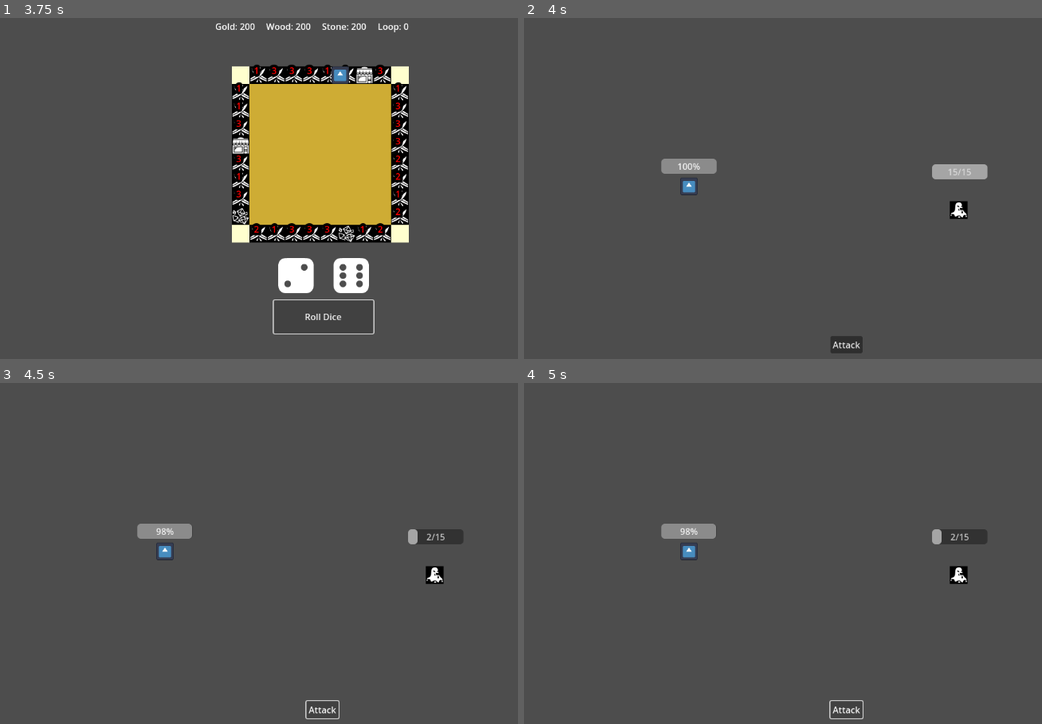
Above: before the commit, frames 1-4 (two rows, left to right).
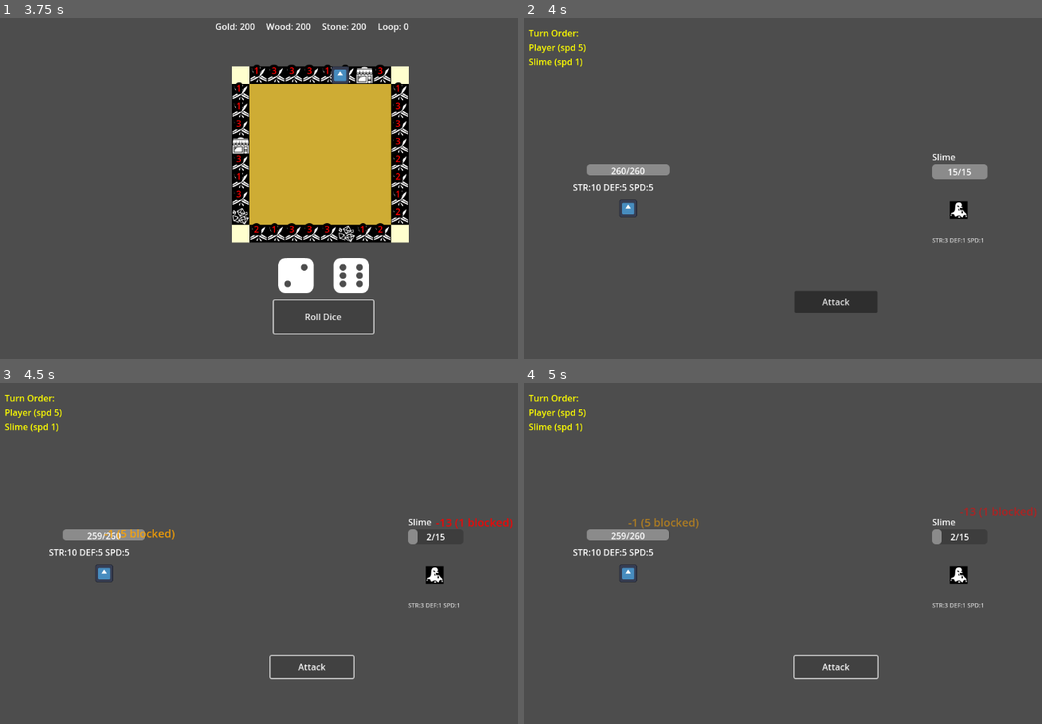
Above: after the commit, the same moments.

Repository: pescmy/HeRoll
Game: Godot game, scene res://scene/town.tscn
Same seed, same stepped clock (60 frames per second), same inputs: the game is played once before the commit and once after it. The engine's default icon, where the game draws it, is replaced by a stand-in: a white triangle on a blue panel in a dark square.
Inputs:
- Up to frame 1 (3.75 s): click "Start Run" at 0.5 s; click "Roll Dice" at 1.25 s; click "Roll Dice" at 2 s; click "Roll Dice" at 2.75 s; tap Enter (ui_accept) at 3.5 s; tap F (attack) at 3.6 s
- Up to frame 2 (4 s): tap L (leave_shop) at 3.77 s; tap H (heal) at 3.8 s
- Up to frame 3 (4.5 s): click "Attack" at 4.25 s
- Up to frame 4 (5 s): no input

Frame 1 is identical in both runs. In frame 2, 3.4% of the frame differs, in the area x 0-90%, y 3-99%; in frame 3, 2.4%; in frame 4, 2.5%.

Commit message:
rework battle logic to start with highest speed

Diff:
--- a/enemies/skeleton.tres
+++ b/enemies/skeleton.tres
@@ -9,7 +9,7 @@
 max_health = 25
 strength = 6
 defense = 3
-speed = 3
+speed = 10
 sprite = ExtResource("2_a3isk")
 reward_gold = 7
 reward_xp = 12
--- a/scene/battle.tscn
+++ b/scene/battle.tscn
@@ -32,3 +32,4 @@
 offset_top = 260.0
 offset_right = 360.0
 offset_bottom = 287.0
+show_percentage = false
--- a/scripts/battle_controller.gd
+++ b/scripts/battle_controller.gd
@@ -10,84 +10,131 @@
 
 signal battle_started
 signal battle_ended(victory: bool)
-signal player_attacked(damage: int)
-signal enemy_attacked(damage: int)
+signal player_attacked(damage: int, blocked: int)
+signal enemy_attacked(damage: int, blocked: int)
 signal enemy_died(enemy: Node)
 signal target_changed(enemy: Node)
 
 func _ready():
 	call_deferred("start_battle")
 
-#func _process(_delta: float) -> void:
-	#if in_battle and Input.is_action_just_pressed("attack"):
-		#player_attack()
-
 func start_battle():
 	if in_battle:
 		return
+
+	if GameData.current_enemy_data.is_empty():
+		push_error("❌ No enemy data — redirecting to board")
+		get_tree().change_scene_to_file("res://scene/game.tscn")
+		return
+
 	in_battle = true
 
 	var enemy_count = GameData.current_enemy_data.size()
-	var viewport_width = 1152
 	var enemy_area_start = 550
 	var enemy_area_width = 500
-	var spacing = enemy_area_width / (enemy_count + 1)
+	var spacing = enemy_area_width / float(enemy_count + 1)
 
+	var name_counts = {}
+	for data in GameData.current_enemy_data:
+		name_counts[data.name] = name_counts.get(data.name, 0) + 1
+
+	var name_index = {}
 	for i in range(enemy_count):
 		var enemy = load("res://scene/enemy.tscn").instantiate()
 		enemy.data = GameData.current_enemy_data[i]
+		var base_name = GameData.current_enemy_data[i].name
+
+		if name_counts[base_name] > 1:
+			name_index[base_name] = name_index.get(base_name, 0) + 1
+			enemy.name = "%s%d" % [base_name, name_index[base_name]]
+			enemy.display_name = "%s %d" % [base_name, name_index[base_name]]
+		else:
+			enemy.name = base_name
+			enemy.display_name = base_name
+
 		add_child(enemy)
 		enemy.position = Vector2(enemy_area_start + spacing * (i + 1), 350)
 		enemies.append(enemy)
+		print("📊 %s stats: HP %d/%d, Str %d, Def %d, Spd %d" % [
+			enemy.display_name,
+			enemy.stats.current_health,
+			enemy.stats.max_health,
+			enemy.stats.strength,
+			enemy.stats.defense,
+			enemy.stats.speed
+		])
 
 	current_target = enemies[0]
 	battle_started.emit()
 	target_changed.emit(current_target)
 	print("Battle started with %d enemies" % enemies.size())
 
-func player_attack():
+func player_attack() -> void:
 	if not in_battle or current_target == null:
 		return
 
-	var damage = player.get_attack_damage()
-	current_target.take_damage(damage)
-	emit_signal("player_attacked", damage)
-	print("Player attacks %s for %d damage" % [current_target.name, damage])
+	var turn_order = []
+	turn_order.append({"type": "player", "speed": player.stats.speed})
+	for enemy in get_living_enemies():
+		turn_order.append({"type": "enemy", "enemy": enemy, "speed": enemy.stats.speed})
+
+	turn_order.sort_custom(func(a, b): return a["speed"] > b["speed"])
+
+	print("--- Turn Order ---")
+	for actor in turn_order:
+		if actor["type"] == "player":
+			print("  Player (spd %d)" % actor["speed"])
+		else:
+			print("  %s (spd %d)" % [actor["enemy"].display_name, actor["speed"]])
+	print("------------------")
+
+	for actor in turn_order:
+		if actor["type"] == "player":
+			_execute_player_attack()
+			if not in_battle:
+				return
+		else:
+			var enemy = actor["enemy"]
+			if is_instance_valid(enemy) and not enemy.is_dead():
+				_execute_enemy_attack(enemy)
+				if not in_battle:
+					return
+
+func _execute_player_attack() -> void:
+	if current_target == null or not is_instance_valid(current_target):
+		return
+	var raw = player.get_attack_damage()
+	var actual = current_target.take_damage(raw)
+	var blocked = raw - actual
+	print("⚔️ Player hits %s for %d damage (%d blocked)" % [current_target.display_name, actual, blocked])
+	player_attacked.emit(actual, blocked)
 
 	if current_target.is_dead():
-		emit_signal("enemy_died", current_target)
+		print("💀 %s has been defeated!" % current_target.display_name)
+		enemy_died.emit(current_target)
 		enemies.erase(current_target)
 		current_target.queue_free()
 		current_target = null
-
 		if enemies.is_empty():
 			end_battle(true)
 			return
 		else:
 			current_target = enemies[0]
-			emit_signal("target_changed", current_target)
+			print("🎯 New target: %s" % current_target.display_name)
+			target_changed.emit(current_target)
 
-	enemy_turn()
+func _execute_enemy_attack(enemy: Node) -> void:
+	var raw = enemy.get_attack_damage()
+	var actual = player.take_damage(raw)
+	var blocked = raw - actual
+	print("🗡️ %s hits player for %d damage (%d blocked)" % [enemy.display_name, actual, blocked])
+	enemy_attacked.emit(actual, blocked)
+	if player.is_dead():
+		print("💀 Player has been defeated!")
+		end_battle(false)
 
 func get_living_enemies() -> Array:
 	return enemies.filter(func(e): return not e.is_dead())
-
-func enemy_turn():
-	if not in_battle:
-		return
-
-	var living = get_living_enemies()
-	living.sort_custom(func(a, b): return a.stats.speed > b.stats.speed)
-
-	for enemy in living:
-		var damage = enemy.get_attack_damage()
-		player.take_damage(damage)
-		emit_signal("enemy_attacked", damage)
-		print("%s attacks for %d damage" % [enemy.name, damage])
-
-		if player.is_dead():
-			end_battle(false)
-			return
 
 func end_battle(victory: bool) -> void:
 	for enemy in enemies:
@@ -95,17 +142,13 @@
 			enemy.queue_free()
 	enemies.clear()
 	current_target = null
+	in_battle = false
 
 	GameData.player_current_health = player.get_current_health()
+	print("💾 Saving health after battle: %d" % GameData.player_current_health)
 	SaveManager.save()
 
-	in_battle = false
-
-		# Save player health before leaving battle scene
-	GameData.player_current_health = player.get_current_health()
-	print("💾 Saving health after battle: %d" % GameData.player_current_health)
-
-	emit_signal("battle_ended", victory)
+	battle_ended.emit(victory)
 
 	await get_tree().create_timer(1.5).timeout
 
@@ -114,5 +157,4 @@
 	else:
 		GameData.reset_run()
 		SaveManager.save()
-		#await get_tree().create_timer(1.5).timeout
 		get_tree().change_scene_to_file("res://scene/death_screen.tscn")
--- a/scripts/battle_ui.gd
+++ b/scripts/battle_ui.gd
@@ -8,8 +8,12 @@
 @export var attack_button: Button
 
 var enemy_health_bars: Array = []
+var turn_order_label: Label = null
+var player_stats_label: Label = null
 
 func _ready():
+	set_process_unhandled_input(true)
+	setup_layout()
 	battle_controller.battle_started.connect(_on_battle_started)
 	battle_controller.battle_ended.connect(_on_battle_ended)
 	battle_controller.player_attacked.connect(_on_player_attacked)
@@ -17,24 +21,16 @@
 	battle_controller.enemy_died.connect(_on_enemy_died)
 	battle_controller.target_changed.connect(_on_target_changed)
 	attack_button.pressed.connect(_on_attack_pressed)
-	set_process_unhandled_input(true)
-
-func _unhandled_input(event: InputEvent) -> void:
-	if not event is InputEventKey or not event.pressed:
-		return
-	if battle_controller.in_battle:
-		if Input.is_action_just_pressed("attack"):
-			battle_controller.player_attack()
 
 func setup_layout() -> void:
 	player.position = Vector2(200, 350)
 
-	# Player health bar — same height as enemy bars
+	# Player health bar
 	player_health_bar.position = Vector2(125, 270)
 	player_health_bar.size = Vector2(150, 20)
 	player_health_bar.show_percentage = false
 
-	# Add label to player health bar
+	# HP label on player bar
 	var player_hp_label = Label.new()
 	player_hp_label.name = "HPLabel"
 	player_hp_label.set_anchors_preset(Control.PRESET_FULL_RECT)
@@ -43,21 +39,43 @@
 	player_hp_label.add_theme_color_override("font_color", Color.WHITE)
 	player_health_bar.add_child(player_hp_label)
 
+	# Player stats panel
+	player_stats_label = Label.new()
+	player_stats_label.name = "PlayerStatsLabel"
+	player_stats_label.position = Vector2(100, 300)
+	player_stats_label.add_theme_color_override("font_color", Color.WHITE)
+	get_parent().call_deferred("add_child", player_stats_label)
+
+	# Turn order label
+	turn_order_label = Label.new()
+	turn_order_label.name = "TurnOrderLabel"
+	turn_order_label.position = Vector2(20, 20)
+	turn_order_label.add_theme_color_override("font_color", Color.YELLOW)
+	get_parent().call_deferred("add_child", turn_order_label)
+
+	# Attack button
 	attack_button.position = Vector2(501, 500)
 	attack_button.size = Vector2(150, 40)
 
 func _on_battle_started():
 	_create_enemy_health_bars()
 	update_player_health_bar()
+	_update_player_stats_label()
+	_update_turn_order_label()
 	attack_button.disabled = false
 
 func _create_enemy_health_bars() -> void:
-	for bar in enemy_health_bars:
-		if is_instance_valid(bar):
-			bar.queue_free()
+	for entry in enemy_health_bars:
+		if is_instance_valid(entry["bar"]):
+			entry["bar"].queue_free()
+		if is_instance_valid(entry.get("name_label")):
+			entry["name_label"].queue_free()
+		if is_instance_valid(entry.get("stats_label")):
+			entry["stats_label"].queue_free()
 	enemy_health_bars.clear()
 
 	for enemy in battle_controller.enemies:
+		# Health bar
 		var bar = ProgressBar.new()
 		bar.size = Vector2(100, 20)
 		bar.position = enemy.position + Vector2(-50, -80)
@@ -65,7 +83,6 @@
 		bar.value = enemy.stats.current_health
 		bar.show_percentage = false
 
-		# Add label to enemy health bar
 		var hp_label = Label.new()
 		hp_label.name = "HPLabel"
 		hp_label.set_anchors_preset(Control.PRESET_FULL_RECT)
@@ -74,26 +91,42 @@
 		hp_label.add_theme_color_override("font_color", Color.WHITE)
 		hp_label.text = "%d/%d" % [enemy.stats.current_health, enemy.stats.max_health]
 		bar.add_child(hp_label)
-
 		get_parent().add_child(bar)
-		enemy_health_bars.append({"bar": bar, "enemy": enemy})
-
-	for enemy in battle_controller.enemies:
-		var bar = ProgressBar.new()
-		bar.size = Vector2(100, 16)
-		bar.position = enemy.position + Vector2(-50, -80)
-		bar.max_value = enemy.stats.max_health
-		bar.value = enemy.stats.current_health
-		bar.show_percentage = false
-		get_parent().add_child(bar)
-		enemy_health_bars.append({"bar": bar, "enemy": enemy})
+
+		# Enemy name label
+		var name_label = Label.new()
+		name_label.text = enemy.display_name
+		name_label.position = enemy.position + Vector2(-50, -105)
+		name_label.add_theme_color_override("font_color", Color.WHITE)
+		get_parent().add_child(name_label)
+
+		# Enemy stats label
+		var stats_label = Label.new()
+		stats_label.text = "STR:%d DEF:%d SPD:%d" % [enemy.stats.strength, enemy.stats.defense, enemy.stats.speed]
+		stats_label.position = enemy.position + Vector2(-50, 50)
+		stats_label.add_theme_font_size_override("font_size", 11)
+		stats_label.add_theme_color_override("font_color", Color.LIGHT_GRAY)
+		get_parent().add_child(stats_label)
+
+		enemy_health_bars.append({
+			"bar": bar,
+			"enemy": enemy,
+			"name_label": name_label,
+			"stats_label": stats_label
+		})
 
 func _on_battle_ended(victory: bool):
 	attack_button.disabled = true
 	for entry in enemy_health_bars:
 		if is_instance_valid(entry["bar"]):
 			entry["bar"].queue_free()
+		if is_instance_valid(entry.get("name_label")):
+			entry["name_label"].queue_free()
+		if is_instance_valid(entry.get("stats_label")):
+			entry["stats_label"].queue_free()
 	enemy_health_bars.clear()
+	if turn_order_label:
+		turn_order_label.text = ""
 	if victory:
 		print("Victory!")
 	else:
@@ -103,24 +136,40 @@
 	if battle_controller.in_battle:
 		battle_controller.player_attack()
 
-func _on_player_attacked(_damage: int):
+func _on_player_attacked(damage: int, blocked: int):
 	update_enemy_health_bars()
-
-func _on_enemy_attacked(_damage: int):
+	_update_turn_order_label()
+	if battle_controller.current_target and is_instance_valid(battle_controller.current_target):
+		var text = "-%d" % damage
+		if blocked > 0:
+			text += " (%d blocked)" % blocked
+		_spawn_floating_text(text, battle_controller.current_target.position + Vector2(0, -100), Color.RED)
+
+func _on_enemy_attacked(damage: int, blocked: int):
 	update_player_health_bar()
+	_update_player_stats_label()
+	_update_turn_order_label()
 	attack_button.disabled = false
+	var text = "-%d" % damage
+	if blocked > 0:
+		text += " (%d blocked)" % blocked
+	_spawn_floating_text(text, player.position + Vector2(0, -80), Color.ORANGE)
 
 func _on_enemy_died(enemy: Node) -> void:
-	# Remove the health bar for the dead enemy
 	for i in range(enemy_health_bars.size()):
 		if enemy_health_bars[i]["enemy"] == enemy:
 			if is_instance_valid(enemy_health_bars[i]["bar"]):
 				enemy_health_bars[i]["bar"].queue_free()
+			if is_instance_valid(enemy_health_bars[i].get("name_label")):
+				enemy_health_bars[i]["name_label"].queue_free()
+			if is_instance_valid(enemy_health_bars[i].get("stats_label")):
+				enemy_health_bars[i]["stats_label"].queue_free()
 			enemy_health_bars.remove_at(i)
 			break
 
 func _on_target_changed(_enemy: Node):
 	update_enemy_health_bars()
+	_update_turn_order_label()
 
 func update_player_health_bar() -> void:
 	player_health_bar.max_value = player.get_max_health()
@@ -136,3 +185,44 @@
 			var label = entry["bar"].get_node_or_null("HPLabel")
 			if label:
 				label.text = "%d/%d" % [entry["enemy"].stats.current_health, entry["enemy"].stats.max_health]
+
+func _update_player_stats_label() -> void:
+	if player_stats_label:
+		player_stats_label.text = "STR:%d DEF:%d SPD:%d" % [
+			player.stats.strength,
+			player.stats.defense,
+			player.stats.speed
+		]
+
+func _update_turn_order_label() -> void:
+	if not turn_order_label:
+		return
+	var text = "Turn Order:\n"
+	var turn_order = []
+	turn_order.append({"name": "Player", "speed": player.stats.speed})
+	for enemy in battle_controller.get_living_enemies():
+		turn_order.append({"name": enemy.display_name, "speed": enemy.stats.speed})
+	turn_order.sort_custom(func(a, b): return a["speed"] > b["speed"])
+	for actor in turn_order:
+		text += "%s (spd %d)\n" % [actor["name"], actor["speed"]]
+	turn_order_label.text = text
+
+func _spawn_floating_text(text: String, pos: Vector2, color: Color) -> void:
+	var label = Label.new()
+	label.text = text
+	label.position = pos
+	label.add_theme_color_override("font_color", color)
+	label.add_theme_font_size_override("font_size", 20)
+	get_parent().add_child(label)
+	var tween = label.create_tween()
+	tween.set_parallel(true)
+	tween.tween_property(label, "position", pos + Vector2(0, -60), 1.5)
+	tween.tween_property(label, "modulate:a", 0.0, 1.5)
+	tween.tween_callback(label.queue_free).set_delay(1.5)
+
+func _unhandled_input(event: InputEvent) -> void:
+	if not event is InputEventKey or not event.pressed:
+		return
+	if battle_controller.in_battle:
+		if Input.is_action_just_pressed("attack"):
+			battle_controller.player_attack()
--- a/scripts/board_icons.gd
+++ b/scripts/board_icons.gd
@@ -4,7 +4,7 @@
 
 @export var tile_size: int = 32
 @export var grid_size: int = 10
-@export var board_offset: Vector2 = Vector2(-tile_size*grid_size / 2 + tile_size / 2, -tile_size*grid_size / 2 + tile_size / 2)
+@export var board_offset: Vector2 = Vector2(-tile_size*grid_size / 2.0 + tile_size / 2.0, -tile_size*grid_size / 2.0 + tile_size / 2.0)
 @export var icon_scale: Vector2 = Vector2(1, 1)
 
 var icon_map: Dictionary = {
--- a/scripts/enemy.gd
+++ b/scripts/enemy.gd
@@ -4,6 +4,7 @@
 @export var data: EnemyData
 @onready var stats: EnemyStats = $EnemyStats
 @onready var sprite: Sprite2D = $Sprite2D
+var display_name: String = ""
 
 func _ready():
 	# If the scene's exported data is set in inspector, apply it.
@@ -11,7 +12,7 @@
 		_apply_data()
 
 func _apply_data():
-	name = data.name if data.name != "" else name
+	name = data.name if data.name != "" else String(name)
 	if stats:
 		stats.setup(data)
 	if data.sprite:
@@ -20,9 +21,10 @@
 	# var tex = preload(data.sprite_path)  # or load at runtime; be careful with timings
 
 # wrapper API used by BattleController:
-func take_damage(amount: int):
+func take_damage(amount: int) -> int:
 	if stats:
-		stats.take_damage(amount)
+		return stats.take_damage(amount)
+	return 0
 
 func is_dead() -> bool:
 	return stats and stats.is_dead()
--- a/scripts/enemy_stats.gd
+++ b/scripts/enemy_stats.gd
@@ -12,20 +12,20 @@
 
 func setup(data: EnemyData) -> void:
 	var loop = GameData.loop_count
-	var health_mult = 1.0 + (loop * health_scaling)   # +20% HP per loop
-	var stat_mult = 1.0 + (loop * stat_scaling)      # +10% str/def per loop
+	var health_mult = 1.0 + (loop * health_scaling)
+	var stat_mult = 1.0 + (loop * stat_scaling)
 
 	max_health = int(data.max_health * health_mult)
 	current_health = max_health
 	strength = int(data.strength * stat_mult)
 	defense = int(data.defense * stat_mult)
-	speed = data.speed  # speed stays flat, keeps combat predictable
-	print("Enemy stats loaded: HP %d/%d, Str %d, Def %d, Spd %d" % [current_health, max_health, strength, defense, speed])
+	speed = data.speed
 
-func take_damage(amount: int) -> void:
+func take_damage(amount: int) -> int:
 	var damage: int = max(amount - defense, 1)
 	current_health = max(current_health - damage, 0)
-	print("Enemy took %d damage! HP: %d/%d" % [damage, current_health, max_health])
+	print("🛡️ Absorbed %d, took %d damage! HP: %d/%d" % [amount - damage, damage, current_health, max_health])
+	return damage
 
 func heal(amount: int) -> void:
 	current_health = min(current_health + amount, max_health)
--- a/scripts/player.gd
+++ b/scripts/player.gd
@@ -19,9 +19,8 @@
 # Combat API (BattleController calls these)
 # =======================
 
-func take_damage(amount: int) -> void:
-	# Damage calculation automatically accounts for equipment via stats
-	stats.take_damage(amount)
+func take_damage(amount: int) -> int:
+	return stats.take_damage(amount)
 
 func heal(amount: int) -> void:
 	stats.heal(amount)
--- a/scripts/player_movement.gd
+++ b/scripts/player_movement.gd
@@ -149,24 +149,17 @@
 	var floating_text = preload("res://scene/floating_text.tscn").instantiate()
 	floating_text.text = text
 
-	# Determine offset based on board position
-	var offset = Vector2(-30, -40) # default top/bottom
+	var float_offset = Vector2(-30, -40)
 	var total_tiles = get_total_tiles()
-	var top_row = grid_size # 0 to grid_size-1
-	var right_col = grid_size + grid_size - 1 # right column tiles
-	var bottom_row = right_col + grid_size - 1 # bottom row tiles
 
 	if player_index >= grid_size and player_index < grid_size + grid_size - 1:
-		# Right side — float to the right
-		offset = Vector2(40, -30)
+		float_offset = Vector2(40, -30)
 	elif player_index >= grid_size + grid_size - 1 and player_index < total_tiles - (grid_size - 2):
-		# Bottom row — float downward
-		offset = Vector2(-30, 40)
+		float_offset = Vector2(-30, 40)
 	elif player_index >= total_tiles - (grid_size - 2):
-		# Left side — float to the left
-		offset = Vector2(-80, -30)
-
-	floating_text.position = position + offset
+		float_offset = Vector2(-80, -30)
+
+	floating_text.position = position + float_offset
 	get_parent().add_child(floating_text)
 
 func _pick_enemy(stars: int) -> Array[EnemyData]:
@@ -194,7 +187,17 @@
 		else:
 			result.append(affordable.pick_random())
 
+	# Print encounter with numbered names
+	var name_counts = {}
+	for e in result:
+		name_counts[e.name] = name_counts.get(e.name, 0) + 1
+	var name_index = {}
 	print("⚔️ %d★ encounter (budget per enemy %.1f): %d enemies" % [stars, budget_per_enemy, result.size()])
 	for e in result:
-		print("  - %s (threat %.1f)" % [e.name, e.get_threat()])
+		var display_name = e.name
+		if name_counts[e.name] > 1:
+			name_index[e.name] = name_index.get(e.name, 0) + 1
+			display_name = "%s %d" % [e.name, name_index[e.name]]
+		print("  - %s (threat %.1f)" % [display_name, e.get_threat()])
+
 	return result
--- a/scripts/player_stats.gd
+++ b/scripts/player_stats.gd
@@ -44,10 +44,11 @@
 	speed += item.speed_bonus
 
 # --- Combat helpers ---
-func take_damage(amount: int) -> void:
-	var damage = max(amount - defense, 1) # at least 1 dmg
+func take_damage(amount: int) -> int:
+	var damage = max(amount - defense, 1)
 	current_health = max(current_health - damage, 0)
-	print("Player takes %d damage! HP: %d/%d" % [damage, current_health, max_health])
+	print("🛡️ Player absorbed %d, took %d damage! HP: %d/%d" % [amount - damage, damage, current_health, max_health])
+	return damage
 
 func heal(amount: int) -> void:
 	current_health = min(current_health + amount, max_health)
